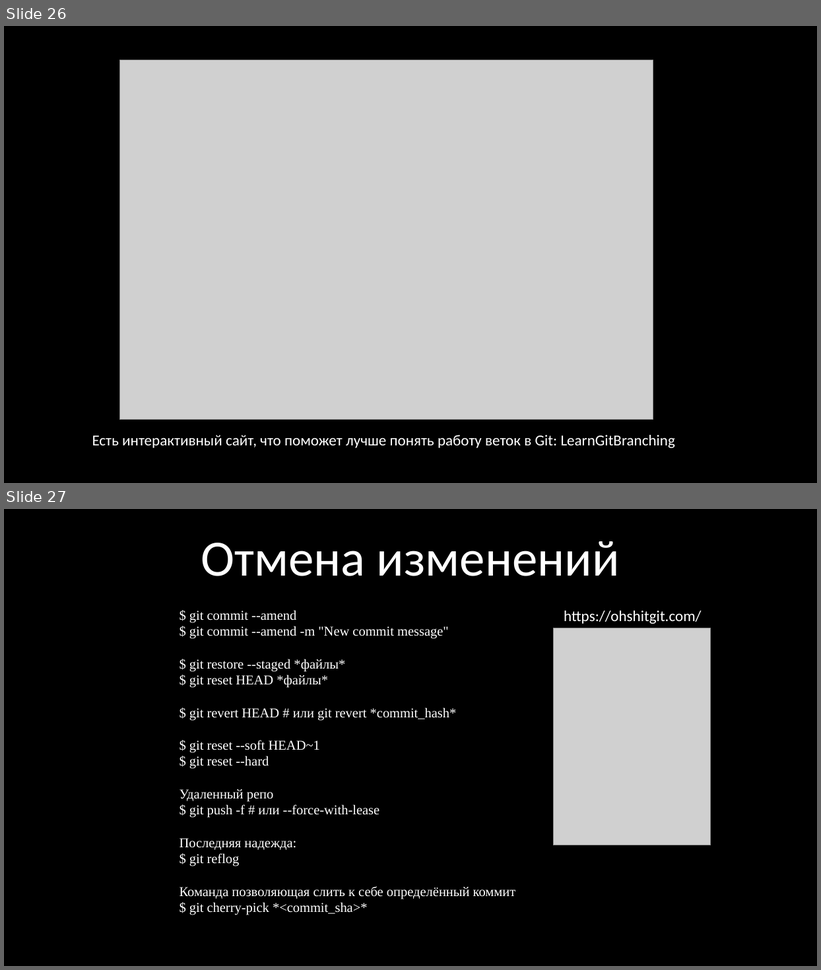
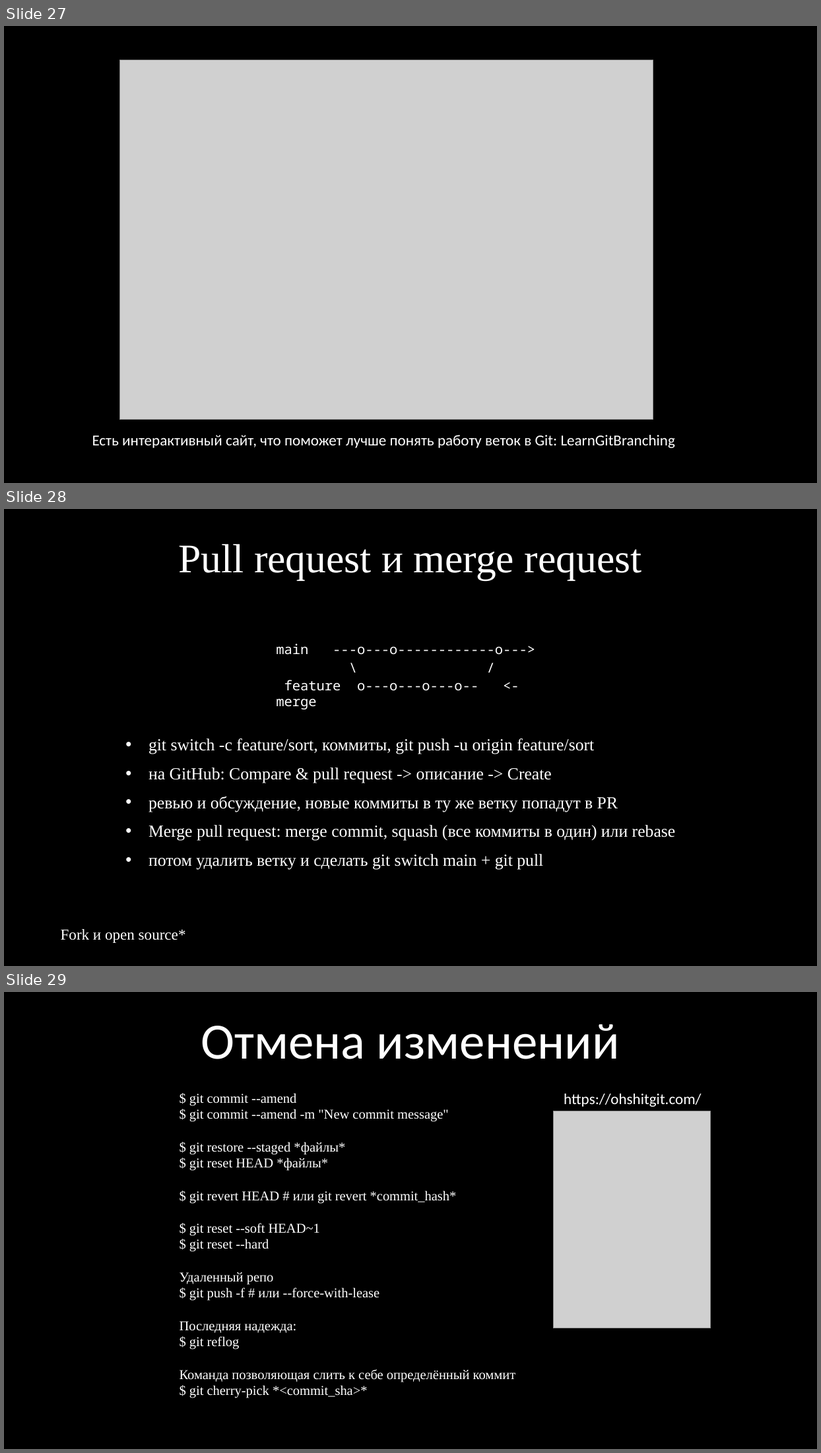
Before and after one commit to kruffka/C-Programming, a slide deck: 9_git/9_git.pptx. Shown one above the other, each under a label of ours: slides 26 and 27 before the commit, slides 27, 28 and 29 after it. The pictures are 821x970 and 821x1453 pixels, drawn with LibreOffice and Linux fonts; fonts in the diff are those of the drawing; grey boxes stand for pictures. Boxes give left, top, right and bottom in pixels: in the first picture for what was removed or moved away, otherwise in the second. Text is boxed around its words. In the diff, an @@ line names an element or a change of style, - is before the commit and + after.

```diff
--- a/9_git/9_git.pptx
+++ b/9_git/9_git.pptx
@@ slide 28 added at (4,509,817,966), background #000000 @@
@@ title added at (179,544,642,580), 48 pt, text #FFFFFF @@
+Pull request и merge request
@@ text added at (276,644,535,691), 16 pt, text #FFFFFF @@
+main ---o---o------------o--->
+\ /
+feature o---o---o---o-- <- merge
@@ text added at (149,739,676,870), 20 pt, text #FFFFFF @@
+• git switch -c feature/sort, коммиты, git push -u origin feature/sort
+• на GitHub: Compare & pull request -> описание -> Create
+• ревью и обсуждение, новые коммиты в ту же ветку попадут в PR
+• Merge pull request: merge commit, squash (все коммиты в один) или rebase
+• потом удалить ветку и сделать git switch main + git pull
@@ text added at (61,929,186,943), 18 pt, text #FFFFFF @@
+Fork и open source*
@@ what was slide 26 is now slide 27 @@
@@ what was slide 27 is now slide 29 @@
```
Also in this commit, not shown: 6 slides changed, 2 other slides added, 1 slide removed, 4 other files.
